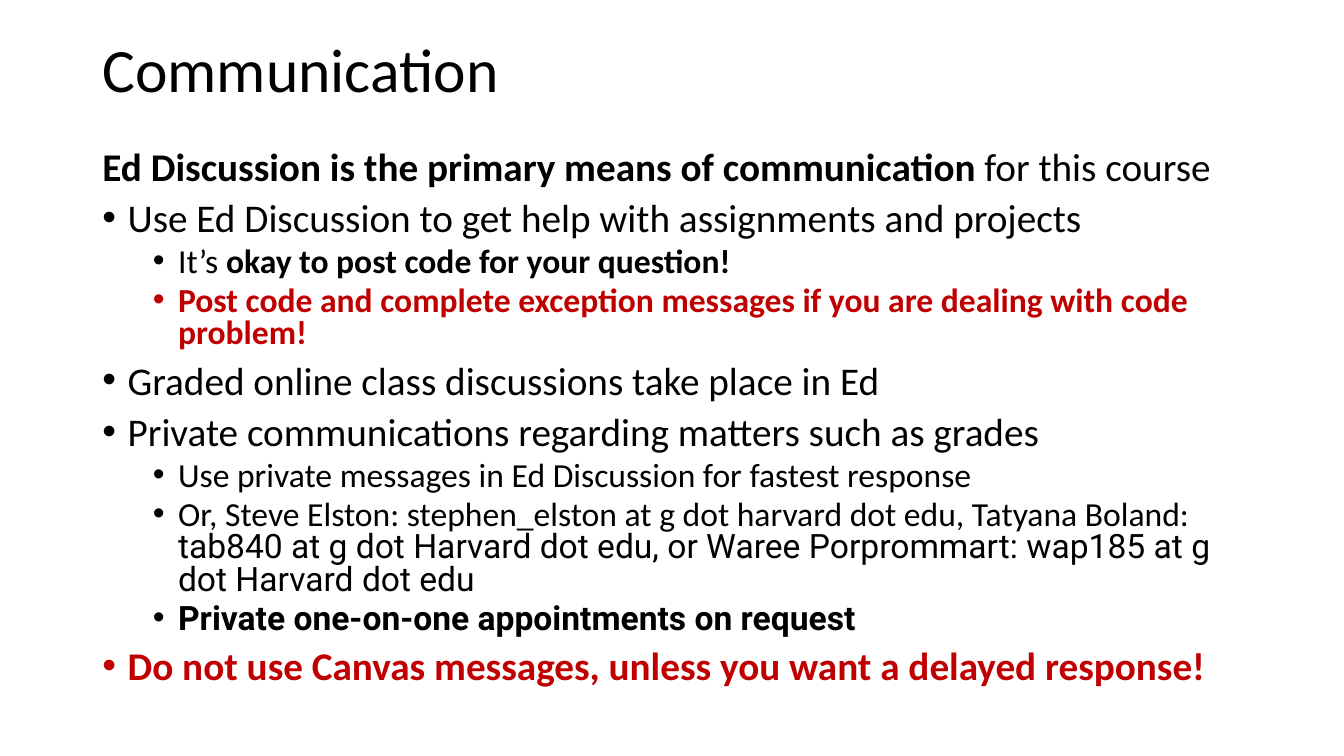
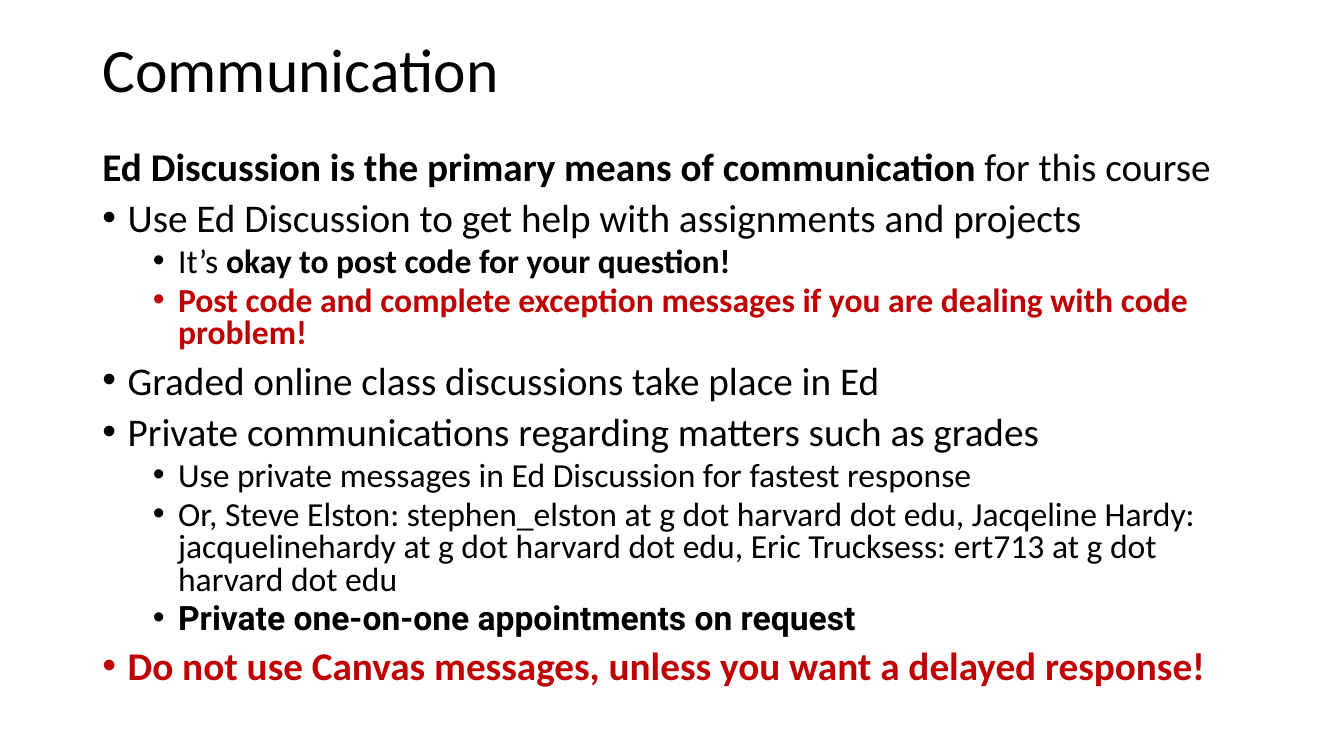
Before and after one commit to jonahneu/CSCI-E-108, a slide deck: slide 26 of slides/1_Introduction.pptx. Drawn at 1344x756 pixels with LibreOffice and Linux fonts; fonts in the diff are those of the drawing. Boxes give left, top, right and bottom in pixels: in the first picture for what was removed or moved away, otherwise in the second. Text is boxed around its words. In the diff, an @@ line names an element or a change of style, - is before the commit and + after.

```diff
--- a/slides/1_Introduction.pptx
+++ b/slides/1_Introduction.pptx
@@ text at box(178, 502, 1195, 592): text changed; font Roboto to Calibri @@
-  • Or, Steve Elston: stephen_elston at g dot harvard dot edu, Tatyana Boland: tab840 at g dot Harvard dot edu, or Waree Porprommart: wap185 at g dot Harvard dot edu
+  • Or, Steve Elston: stephen_elston at g dot harvard dot edu, Jacqeline Hardy: jacquelinehardy at g dot harvard dot edu, Eric Trucksess: ert713 at g dot harvard dot edu
```
Also in this commit, not shown: 1 slide added, 1 other file.
